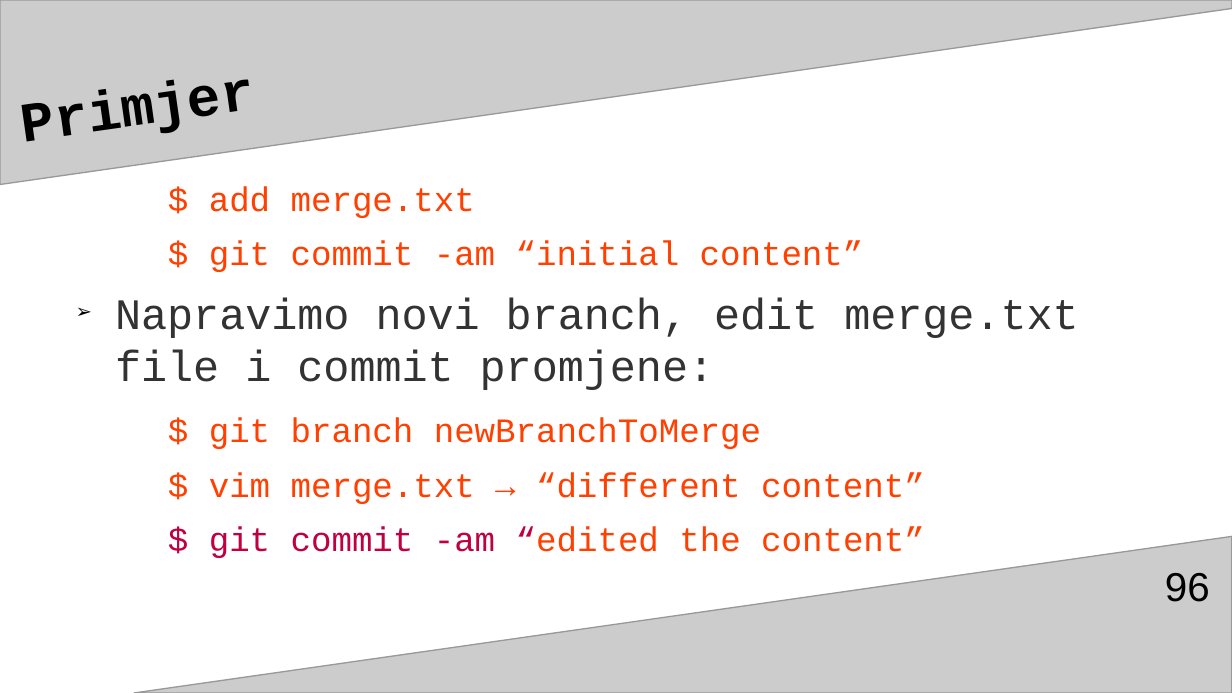
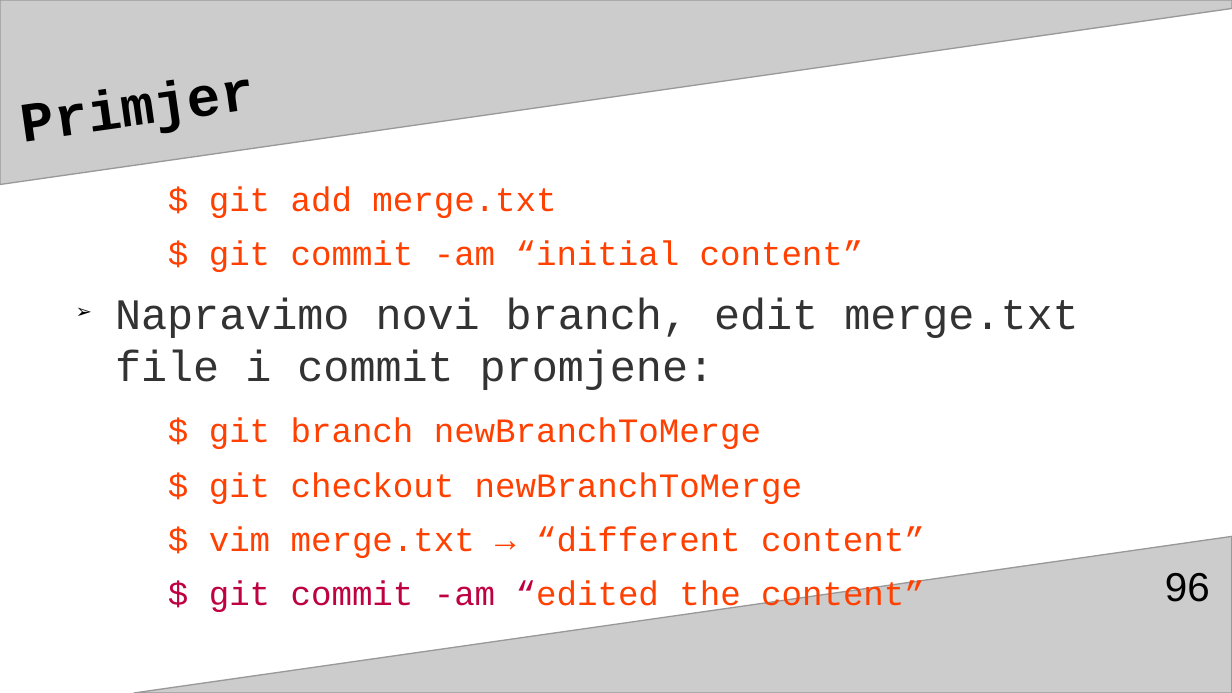
Before and after one commit to adnannukic/prezentacija-za-TSI, a slide deck: slide 96 of gitGitHubAdnanNukić.odp. Drawn at 1232x693 pixels with LibreOffice and Linux fonts; fonts in the diff are those of the drawing. Boxes give left, top, right and bottom in pixels: in the first picture for what was removed or moved away, otherwise in the second. Text is boxed around its words. In the diff, an @@ line names an element or a change of style, - is before the commit and + after.

```diff
--- a/gitGitHubAdnanNukić.odp
+++ b/gitGitHubAdnanNukić.odp
@@ text at <box>209,186,556,218</box>: text changed @@
-  $ add merge.txt
+  $ git add merge.txt
@@ text at <box>209,472,802,504</box>: paragraph added @@
+  $ git checkout newBranchToMerge
```
Also in this commit, not shown: 2 other slides changed, 1 other file.
